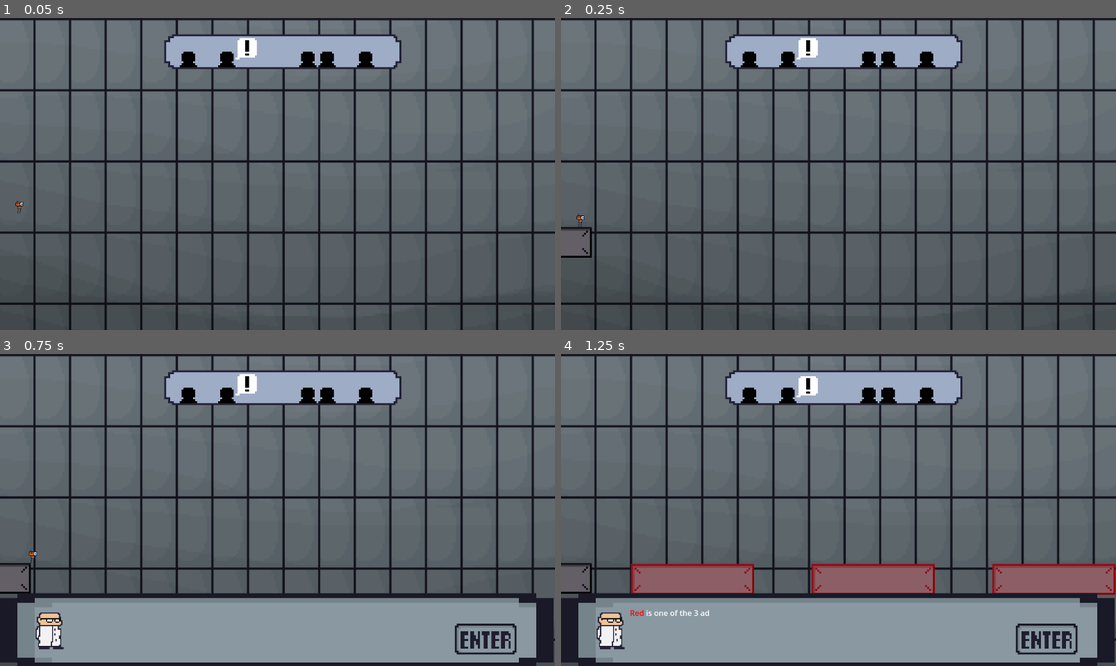
Above: before the commit, frames 1-4 (two rows, left to right).
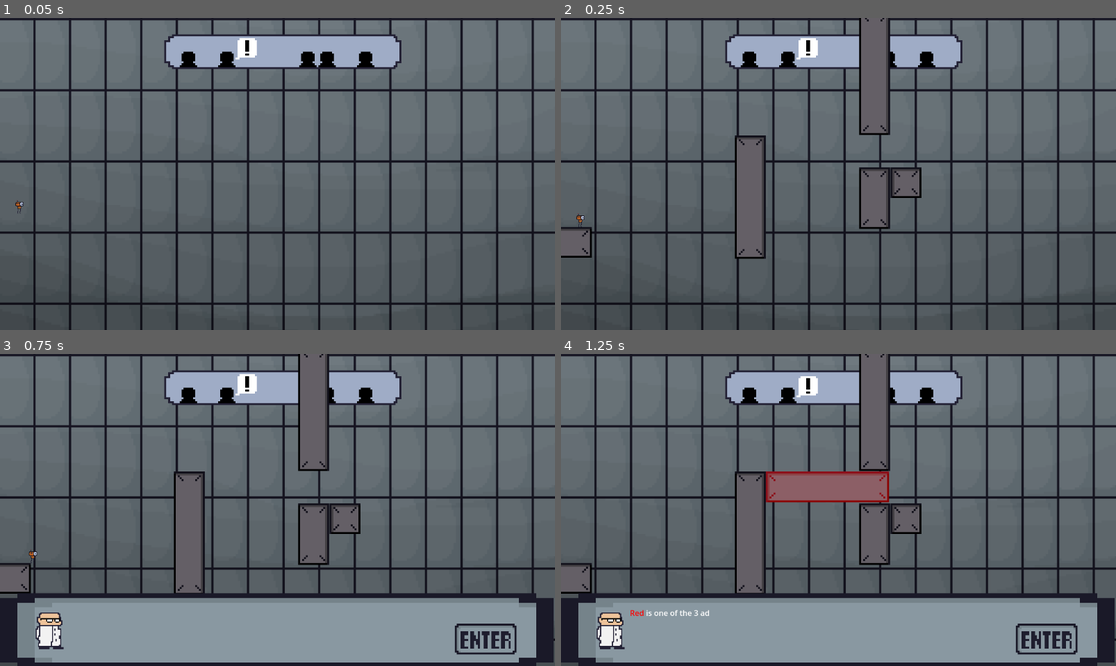
Above: after the commit, the same moments.

Repository: Gamnraa/gmtk2025
Game: Godot game, scene res://MainScene.tscn
Same seed, same stepped clock (60 frames per second), same inputs: the game is played once before the commit and once after it.
Inputs:
- Up to frame 1 (0.05 s): no input
- Up to frame 2 (0.25 s): no input
- Up to frame 3 (0.75 s): tap Enter (enter) at 0.5, 0.6 s; hold D (right) from 0.53 s (still down)
- Up to frame 4 (1.25 s): keep holding D (right); tap Space (jump) at 0.77 s

Frame 1 is identical in both runs. In frame 2, 2.6% of the frame differs, in the area x 31-65%, y 0-78%; in frame 3, 2.6%; in frame 4, 11%, in the area x 12-100%, y 0-78%.

Commit message:
Update Global.gd

Diff:
--- a/Scripts/Global.gd
+++ b/Scripts/Global.gd
@@ -8,7 +8,7 @@
 var ActiveColors = {"RED":[RED, REDGREEN, REDBLUE, REDGREENBLUE], "GREEN":[GREEN, REDGREEN, GREENBLUE, REDGREENBLUE], "BLUE":[BLUE, GREENBLUE, REDBLUE, REDGREENBLUE]}
 
 var level = 0
-var sublevel = 0
+var sublevel = 2
 
 var levels = [
 	["1_1.tscn", "1_2.tscn", "1_3.tscn", "1_4.tscn"],
@@ -21,6 +21,13 @@
 	var root = get_tree().get_root()
 	TheScene = root.get_child(root.get_child_count() - 1)
 	ThePlayer = TheScene.get_node("Player")
+	#reset_player(false)
+
+	var next_level = levels[level][sublevel]
+
+	TheScene.get_node("Level").get_child(0).free()
+	next_level = load("res://Nodes/Levels/" + next_level)
+	TheScene.get_node("Level").add_child(next_level.instantiate())
 
 func reset_player(should_progress):
 	ThePlayer.position = ThePlayer.start_pos
